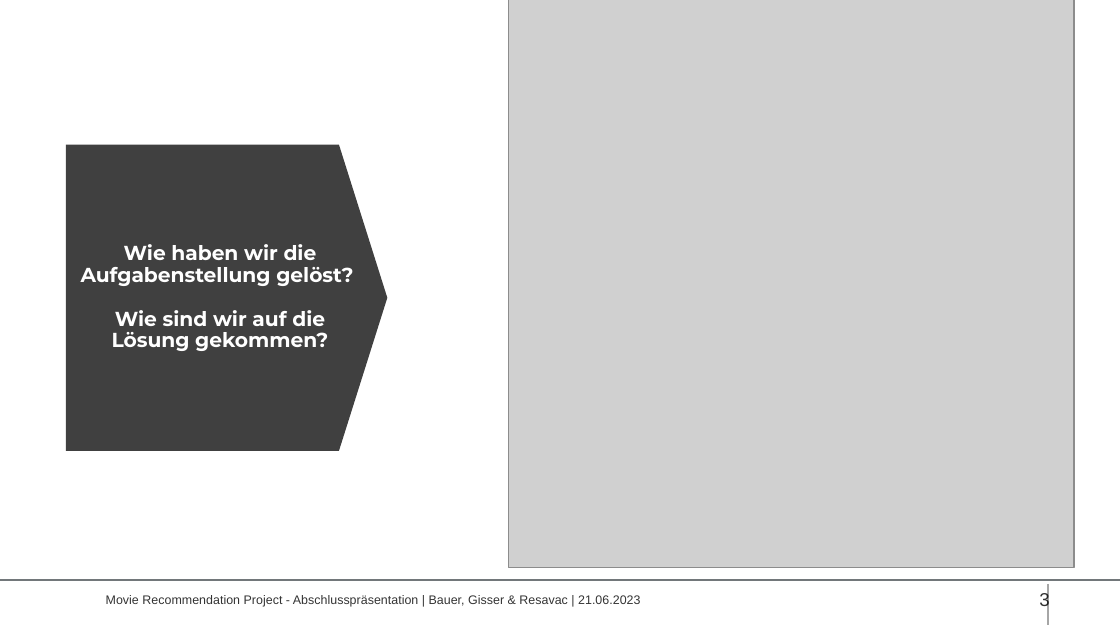
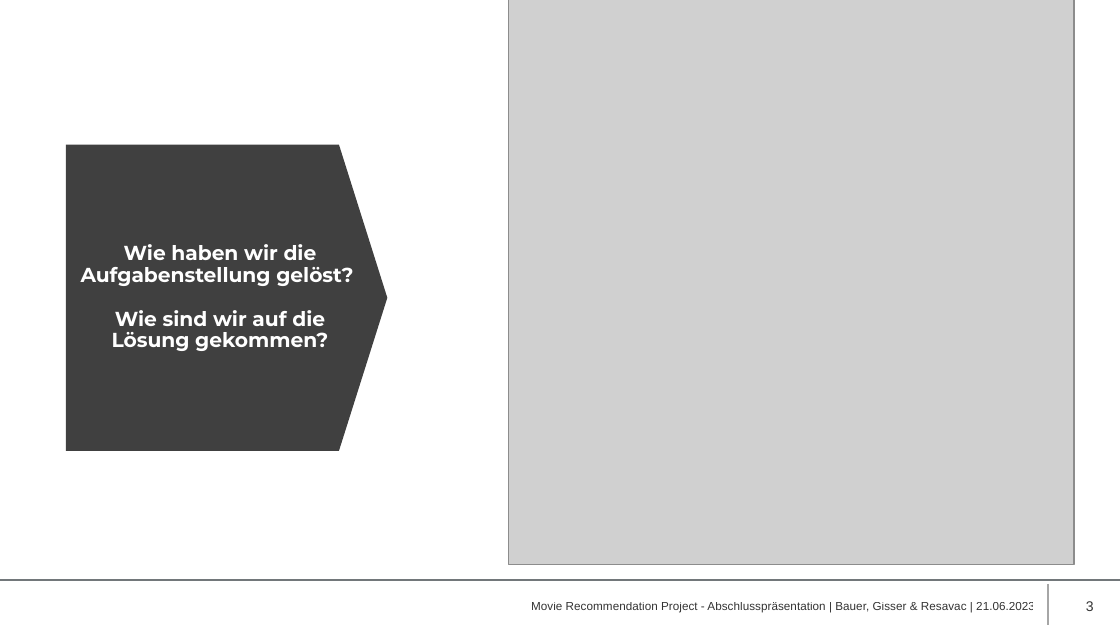
Before and after one commit to bar01a/mds-ss2023-SOE-Python-project, a slide deck: slide 3 of final-presentation/final_presentation.pptx. Drawn at 1120x630 pixels with LibreOffice and Linux fonts; fonts in the diff are those of the drawing; grey boxes stand for pictures; background and template pictures are left out. Boxes give left, top, right and bottom in pixels: in the first picture for what was removed or moved away, otherwise in the second. Text is boxed around its words. In the diff, an @@ line names an element or a change of style, - is before the commit and + after.

Commit message:
fix final presentation content style

```diff
--- a/final-presentation/final_presentation.pptx
+++ b/final-presentation/final_presentation.pptx
@@ picture: place and size @@
-picture at <box>508,0,1074,568</box>
+picture at <box>508,0,1074,564</box>
@@ text "Movie Recommendation Project - Abschlusspräsentation ...": place and size @@
-text "Movie Recommendation Project - Abschlusspräsentation ..." at <box>106,595,640,607</box>
+text "Movie Recommendation Project - Abschlusspräsentation ..." at <box>531,602,1035,613</box>
@@ text "Movie Recommendation Project - Abschlusspräsentation ..." at <box>531,602,1035,613</box>: size 8 to 7.5 pt @@
@@ page number: place and size @@
-page number at <box>1039,592,1049,611</box>
+page number at <box>1086,601,1094,611</box>
@@ page number at <box>1086,601,1094,611</box>: size 12 to 9 pt @@
```
